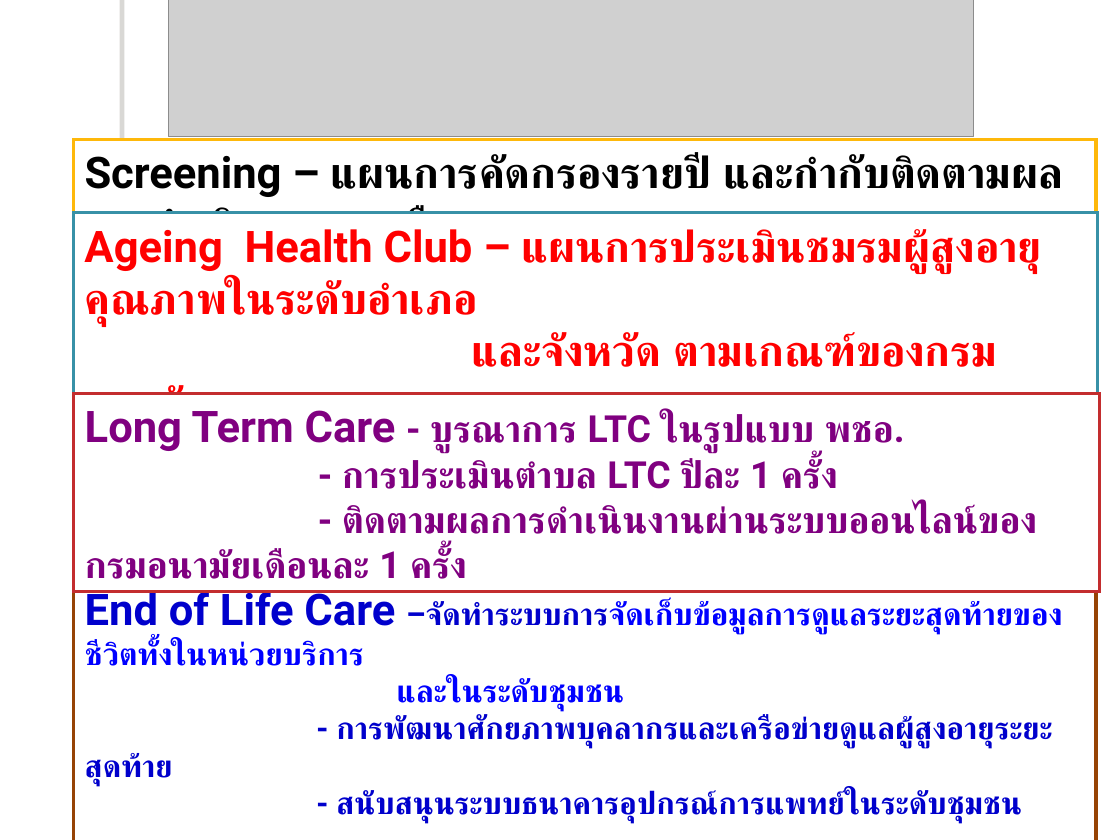
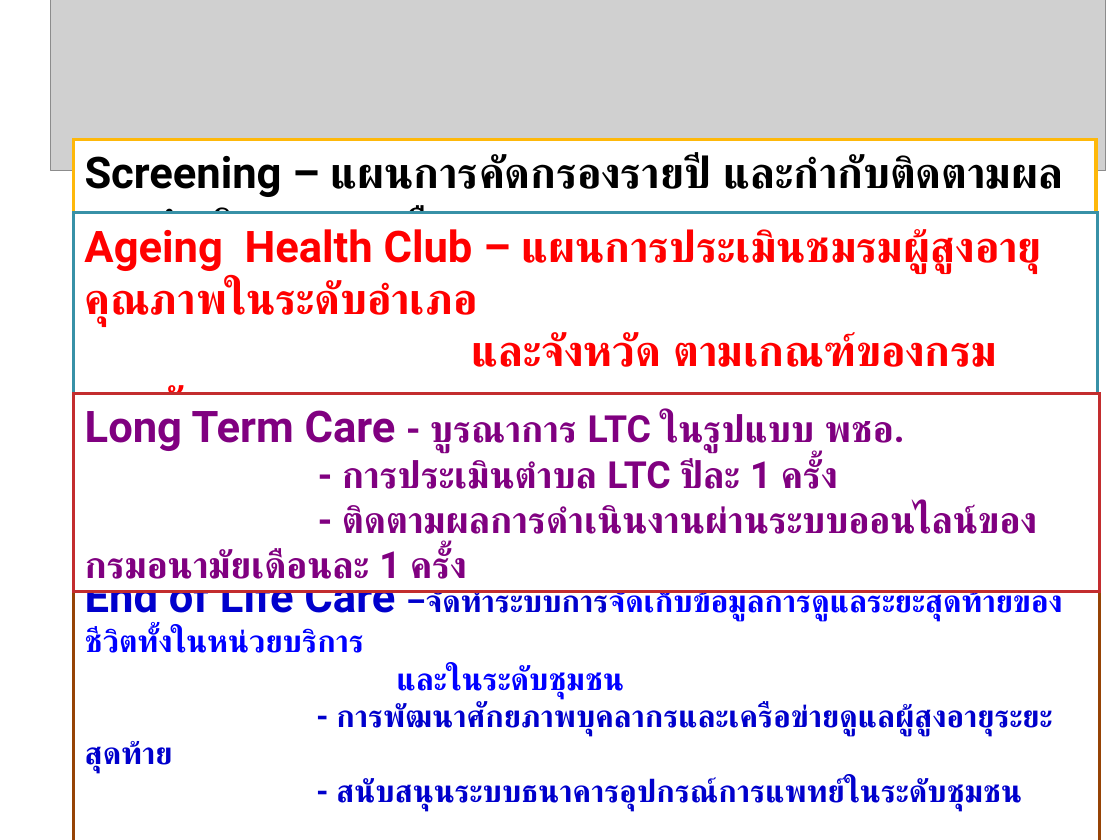
Before and after one commit to joblackpoc/Jobs_SSJ, a slide deck: slide 12 of นิเทศก์/Ready/18เมษายน62/หมออนุ_งานสูงอายุระดับเขต_บ่าย.ppt. Drawn at 1120x840 pixels with LibreOffice and Linux fonts; fonts in the diff are those of the drawing; grey boxes stand for pictures; background and template pictures are left out. Boxes give left, top, right and bottom in pixels: in the first picture for what was removed or moved away, otherwise in the second. Text is boxed around its words. In the diff, an @@ line names an element or a change of style, - is before the commit and + after.

```diff
--- a/นิเทศก์/Ready/18เมษายน62/หมออนุ_งานสูงอายุระดับเขต_บ่าย.ppt
+++ b/นิเทศก์/Ready/18เมษายน62/หมออนุ_งานสูงอายุระดับเขต_บ่าย.ppt
@@ picture: place and size @@
-picture at bbox=[169, 0, 974, 137]
+picture at bbox=[50, 0, 1105, 170]
@@ rectangle removed at bbox=[124, 0, 133, 840] @@
@@ rectangle "End of Life Care –จัดทำระบบการจัดเก็บข้อมูลการดูแลระยะสุดท้า ...": place and size @@
-rectangle "End of Life Care –จัดทำระบบการจัดเก็บข้อมูลการดูแลระยะสุดท้า ..." at bbox=[74, 576, 1096, 840]
+rectangle "End of Life Care –จัดทำระบบการจัดเก็บข้อมูลการดูแลระยะสุดท้า ..." at bbox=[74, 563, 1100, 840]
```
Also in this commit, not shown: 10 other slides changed, 1 slide added, 1 slide removed, 13 other files.
